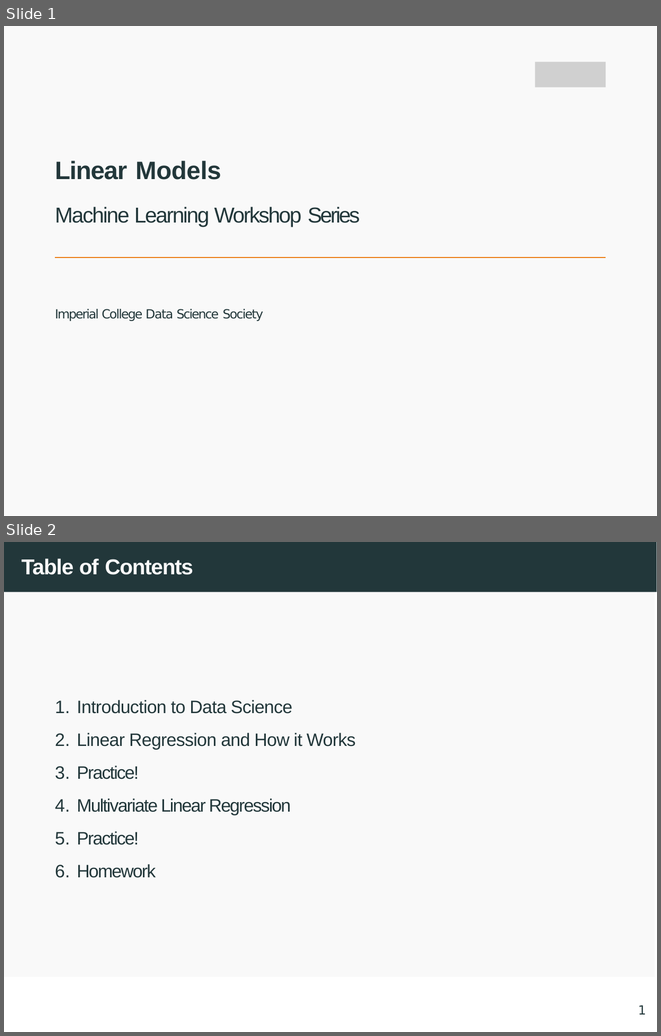
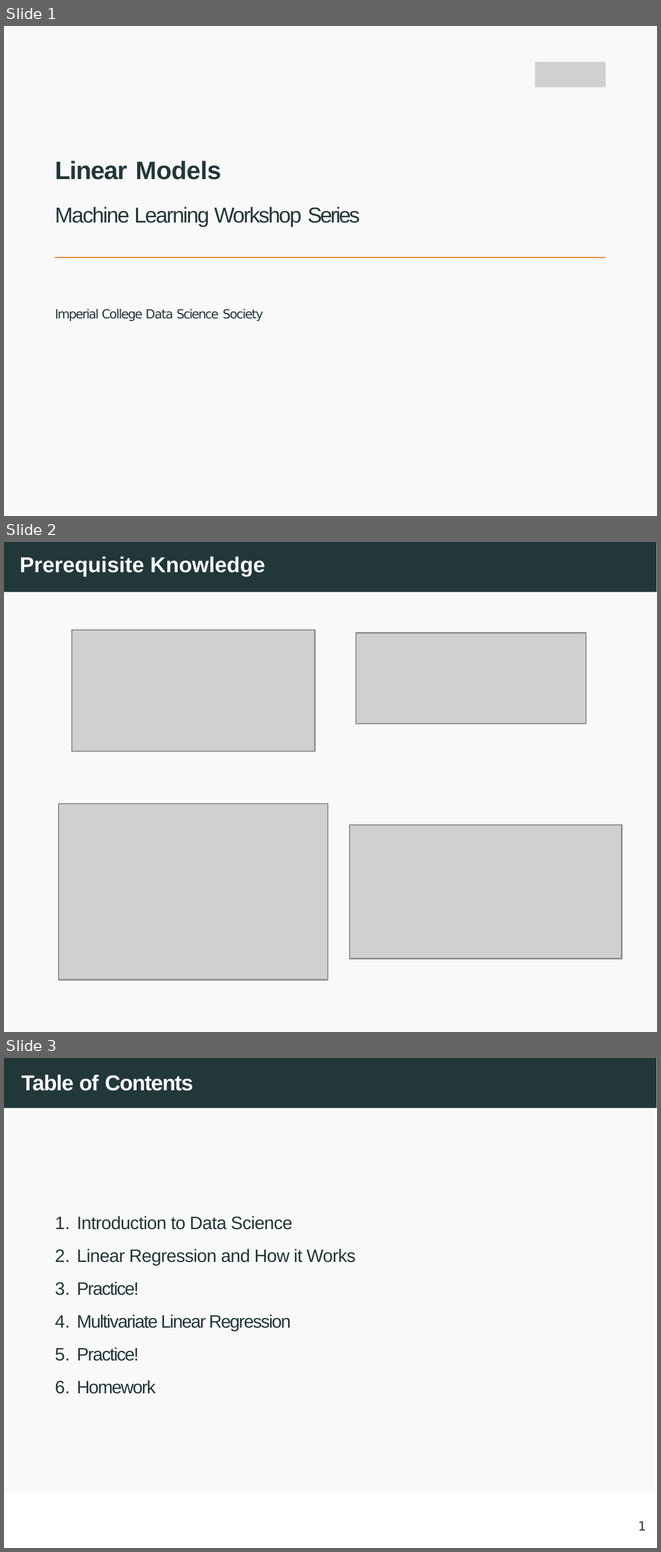
Before and after one commit to edlym96/linear-regression-workshop, a slide deck: slides/L3_Linear_draft.pptx. Shown one above the other, each under a label of ours: slides 1 and 2 before the commit, slides 1, 2 and 3 after it. The pictures are 661x1036 and 661x1552 pixels, drawn with LibreOffice and Linux fonts; fonts in the diff are those of the drawing; grey boxes stand for pictures. Boxes give left, top, right and bottom in pixels: in the first picture for what was removed or moved away, otherwise in the second. Text is boxed around its words. In the diff, an @@ line names an element or a change of style, - is before the commit and + after.

```diff
--- a/slides/L3_Linear_draft.pptx
+++ b/slides/L3_Linear_draft.pptx
@@ slide 2 added at [4,542,657,1032], background #FFFFFF @@
@@ freeform shape added at [4,542,657,592], fill #22373A @@
@@ title added at [20,556,265,576], 12 pt, text #F9F9F9, bold @@
+Prerequisite Knowledge
@@ freeform shape added at [4,592,657,1032], fill #F9F9F9 @@
@@ picture added at [71,630,315,752] @@
@@ picture added at [356,633,587,723] @@
@@ picture added at [59,804,328,980] @@
@@ picture added at [350,824,622,958] @@
@@ what was slide 2 is now slide 3 @@
```
Also in this commit, not shown: 2 slides changed, 1 other slide added, 2 other files.
